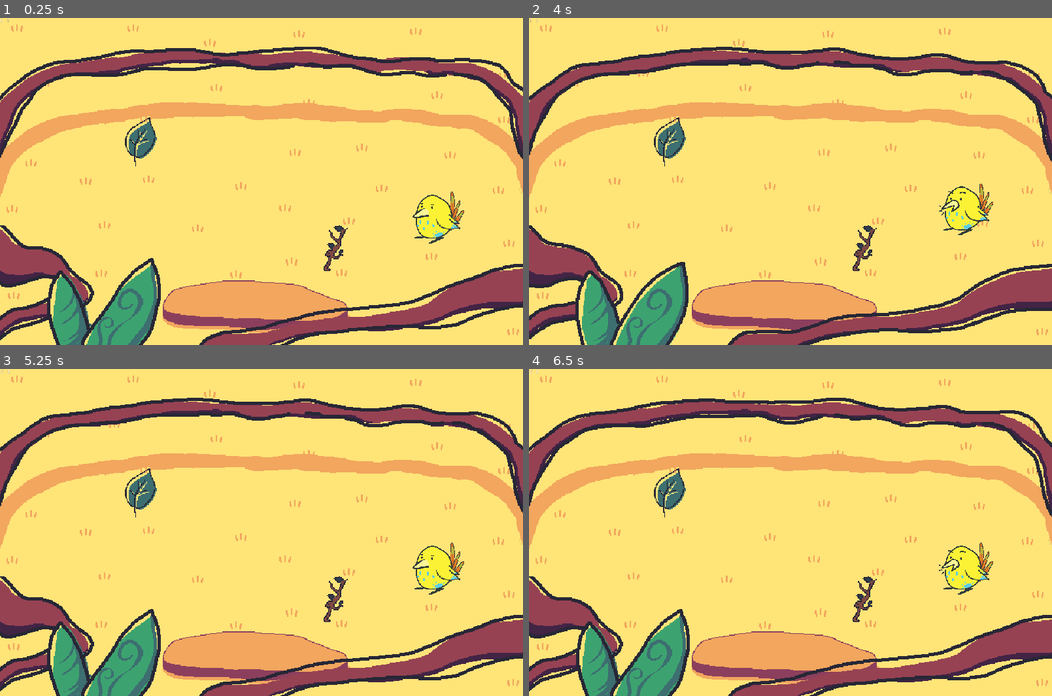
Above: before the commit, frames 1-4 (two rows, left to right).
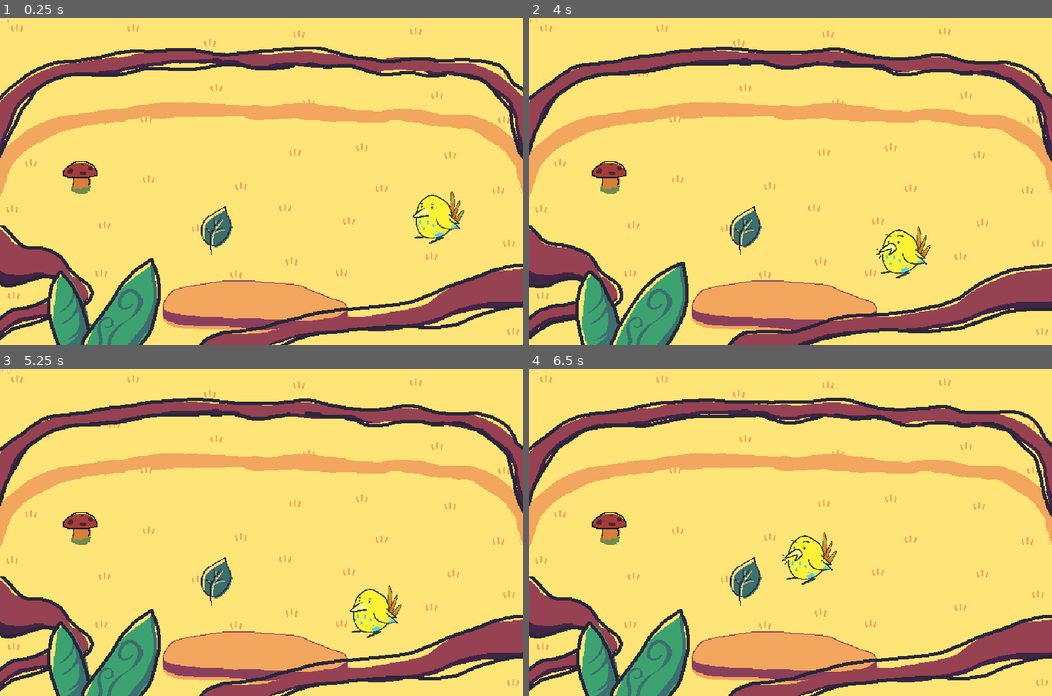
Above: after the commit, the same moments.

Repository: mapedorr/CapstoneGame
Game: Godot game, scene res://Limpiar/CleaningGame.tscn
Same seed, same stepped clock (60 frames per second), same inputs: the game is played once before the commit and once after it. Sound files missing from this copy of the repository are replaced by a short silence.
Inputs (mouse positions are in pixels of both pictures, inside the frame that each line leads up to):
- Up to frame 1 (0.25 s): no input
- Up to frame 2 (4 s): tap Enter at 0.5, 2 s; drag from (670, 142) to (863, 250) at 0.52 s; tap Space at 1.25 s; drag from (863, 250) to (670, 142) at 1.27 s; move the mouse to (842, 109) at 2.02 s; click (842, 109) at 2.17 s; drag from (764, 246) to (633, 132) at 2.77 s; move the mouse to (947, 230) at 3.52 s; click (947, 230) at 3.67 s
- Up to frame 3 (5.25 s): drag from (104, 483) to (334, 601) at 4.27 s; move the mouse to (287, 532) at 5.02 s; click (287, 532) at 5.17 s
- Up to frame 4 (6.5 s): drag from (712, 450) to (685, 548) at 5.77 s

The runs differ from the first frame. In frame 1, 1.5% of the frame differs, in the area x 12-67%, y 30-78%; in frame 2, 3.4%; in frame 3, 3.4%; in frame 4, 3.4%, in the area x 12-89%, y 30-78%.

Commit message:
Bird Tutorial Movement

Diff:
--- a/Assets/Scripts/DancingBird.gd
+++ b/Assets/Scripts/DancingBird.gd
@@ -4,7 +4,11 @@
 var face = -1.0
 var count = 2
 var pre_count = 0
+var moving = true
+var points = 2
+var destination = 1
 onready var normal_texture = get_texture()
+
 
 func _ready():
 	$SpeechBalloon.hide()
@@ -14,6 +18,7 @@
 	if pre_count == 2:
 		pre_count = 0
 		if cuando == count:
+			go_to_mugres(destination)
 			$Dance.play("Dance")
 			# set_scale(Vector2(get_scale().x * face, get_scale().y))
 			$Chirp.play()
@@ -23,6 +28,39 @@
 		count += 1
 		if count > 4:
 			count = 1
+
+
+func go_to_mugres(movimiento):
+	match movimiento:
+		1:
+			if moving:
+				match points:
+					3:
+						move($Waypoints/A.position)
+						points -= 1
+					2:
+						move($Waypoints/B.position)
+						points -= 1
+					1:
+						move($Waypoints/C.position)
+						points -= 1
+					0:
+						speech()
+						moving = false
+						destination = 2
+						points = 2
+		2:
+			if moving:
+				match points:
+					2:
+						move($Waypoints/D.position)
+						points -= 1
+					1:
+						move($Waypoints/E.position)
+						points -= 1
+					0:
+						speech()
+						moving = false
 
 func speech():
 	if not $SpeechBalloon.is_visible():
@@ -36,3 +74,7 @@
 	$SpeechBalloon/Animations.play_backwards("Show")
 	yield($SpeechBalloon/Animations, "animation_finished")
 	$SpeechBalloon.hide()
+
+func move (waypoint):
+
+	get_parent().position = waypoint
--- a/Limpiar/CleaningGame.tscn
+++ b/Limpiar/CleaningGame.tscn
@@ -234,23 +234,22 @@
 volume_db = -80.0
 
 [node name="LeafContainer" type="Node2D" parent="."]
-editor/display_folded = true
 __meta__ = {
 "_edit_lock_": true
 }
 
 [node name="Leaf" parent="LeafContainer" instance=ExtResource( 2 )]
-position = Vector2( 344.349, 303.095 )
+position = Vector2( 530, 520 )
 scale = Vector2( 2.3, 2.3 )
 
-[node name="Stick" parent="LeafContainer" instance=ExtResource( 3 )]
-position = Vector2( 821.101, 566.851 )
-scale = Vector2( 2.3, 2.3 )
+[node name="Mushroom" parent="LeafContainer" instance=ExtResource( 5 )]
+position = Vector2( 200, 380 )
 
 [node name="UI" parent="." instance=ExtResource( 18 )]
 
 [node name="SpawnArea" type="StaticBody2D" parent="."]
 editor/display_folded = true
+visible = false
 position = Vector2( 636.259, 404.603 )
 __meta__ = {
 "_edit_group_": true
@@ -315,7 +314,6 @@
 texture = ExtResource( 21 )
 
 [node name="Bird4" type="Sprite" parent="."]
-editor/display_folded = true
 position = Vector2( 1003.44, 424.708 )
 
 [node name="DancingBird" type="TouchScreenButton" parent="Bird4"]
@@ -359,6 +357,38 @@
 valign = 1
 autowrap = true
 
+[node name="Waypoints" type="Node" parent="Bird4/DancingBird"]
+
+[node name="A" type="Position2D" parent="Bird4/DancingBird/Waypoints"]
+modulate = Color( 0.913725, 1, 0.917647, 1 )
+self_modulate = Color( 0.603922, 0.0313726, 0.0313726, 1 )
+position = Vector2( 950, 310 )
+scale = Vector2( 2, 2 )
+
+[node name="B" type="Position2D" parent="Bird4/DancingBird/Waypoints"]
+modulate = Color( 0.913725, 1, 0.917647, 1 )
+self_modulate = Color( 0.603922, 0.0313726, 0.0313726, 1 )
+position = Vector2( 850, 530 )
+scale = Vector2( 2, 2 )
+
+[node name="C" type="Position2D" parent="Bird4/DancingBird/Waypoints"]
+modulate = Color( 0.913725, 1, 0.917647, 1 )
+self_modulate = Color( 0.603922, 0.0313726, 0.0313726, 1 )
+position = Vector2( 620, 400 )
+scale = Vector2( 2, 2 )
+
+[node name="D" type="Position2D" parent="Bird4/DancingBird/Waypoints"]
+modulate = Color( 0.913725, 1, 0.917647, 1 )
+self_modulate = Color( 0.603922, 0.0313726, 0.0313726, 1 )
+position = Vector2( 520, 240 )
+scale = Vector2( 2, 2 )
+
+[node name="E" type="Position2D" parent="Bird4/DancingBird/Waypoints"]
+modulate = Color( 0.913725, 1, 0.917647, 1 )
+self_modulate = Color( 0.603922, 0.0313726, 0.0313726, 1 )
+position = Vector2( 310, 320 )
+scale = Vector2( 2, 2 )
+
 [node name="PrimerPlano" type="Sprite" parent="."]
 editor/display_folded = true
 position = Vector2( 0, 507.051 )
--- a/Limpiar/Limpiar.gd
+++ b/Limpiar/Limpiar.gd
@@ -166,4 +166,4 @@
 	for leaf in $LeafContainer.get_children():
 		$MusicManager/Metronome/Timer.connect("timeout", leaf, "move")
 		leaf.connect("swipe_object_deleted", self, "check_dirt")
-		leaf.in_game = true
+#		leaf.in_game = true
--- /dev/null
+++ b/Limpiar/MovingBird.gd
@@ -0,0 +1,7 @@
+extends Sprite
+
+func _ready():
+	move()
+
+func move ():
+	position = $Waypoints/A.position
